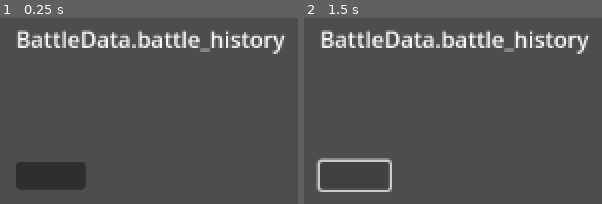
Above: before the commit, frames 1-2 (left to right).
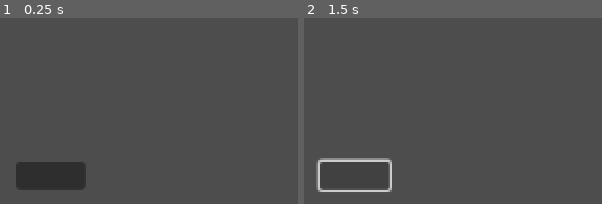
Above: after the commit, the same moments.

Repository: Quilfort/gameoff-2024
Game: Godot game, scene res://Scenes/after_battle.tscn
Same seed, same stepped clock (60 frames per second), same inputs: the game is played once before the commit and once after it. This scene is started directly instead of the project's main scene.
Inputs (mouse positions are in pixels of both pictures, inside the frame that each line leads up to):
- Up to frame 1 (0.25 s): no input
- Up to frame 2 (1.5 s): click (354, 176) at 0.5 s; click (354, 176) at 1.25 s

The runs differ from the first frame. In frame 1, 4.7% of the frame differs, in the area x 6-96%, y 6-20%; in frame 2, 4.7%.
Error after the commit: Invalid access to property or key 'winner' on a base object of type 'Array'. (res://Scripts/after_battle.gd:7)

Commit message:
Add Battle History to BattleData

Diff:
--- a/game-off-2024/Scripts/after_battle.gd
+++ b/game-off-2024/Scripts/after_battle.gd
@@ -4,7 +4,7 @@
 	setup_battle_result()
 
 func setup_battle_result():
-	$BattleResultLabel.text = "BattleData.battle_history"
+	$BattleResultLabel.text = BattleData.battle_history.winner + " wins!"
 	print(BattleData.battle_history)
 
 func _on_continue_button_pressed() -> void:
--- a/game-off-2024/Scripts/battle.gd
+++ b/game-off-2024/Scripts/battle.gd
@@ -88,8 +88,17 @@
 		$InstructionLabel.text = "Computer will guess in 2 seconds..."
 		await get_tree().create_timer(2.0).timeout
 
-func finish_game():
+func finish_game(number, winner):
+	# Set game_active to false to prevent further guesses
 	game_active = false
+	# Store player and computer histories in BattleData.battle_history
+	BattleData.battle_history = {
+		"player": player_guess_history,
+		"computer": computer_guess_history,
+		"winner": winner,
+		"number": number
+	}
+
 	await get_tree().create_timer(5.0).timeout
 	get_tree().change_scene_to_file("res://Scenes/after_battle.tscn")
 
@@ -134,7 +143,7 @@
 	update_history_display()
 
 	if guess == computer_number:
-		finish_game()
+		finish_game(computer_number, "Codename Daisy")
 
 	is_player_turn = false
 	$InstructionLabel.text = "Computer will guess in 2 seconds..."
@@ -173,10 +182,11 @@
 		"guess": guess,
 		"result": result
 	})
+
 	update_history_display()
 
 	if guess == player_number:
-		finish_game()
+		finish_game(player_number, BattleData.computer.name)
 
 # Handle Computer Strategy Logic
 func even_strategy() -> int:
